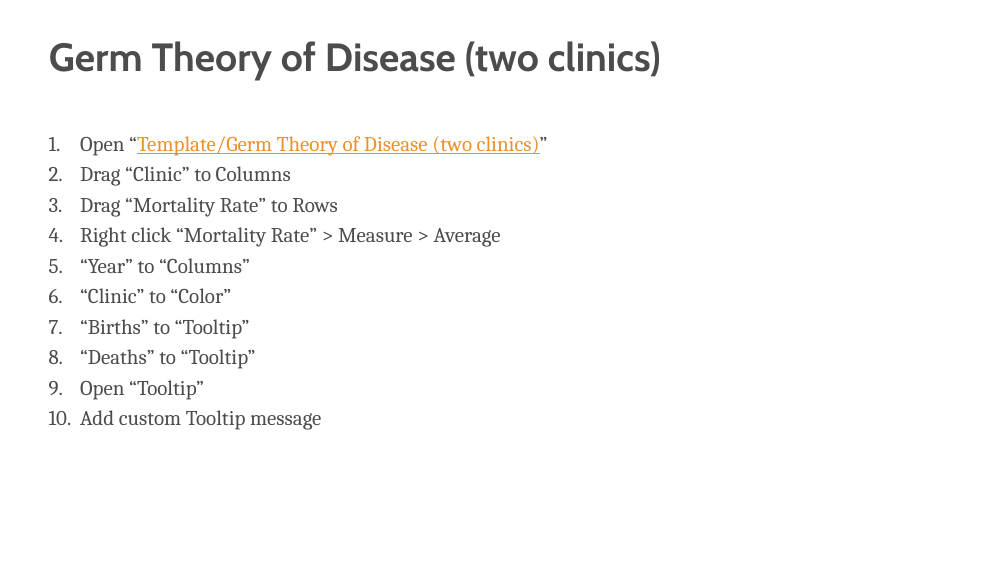
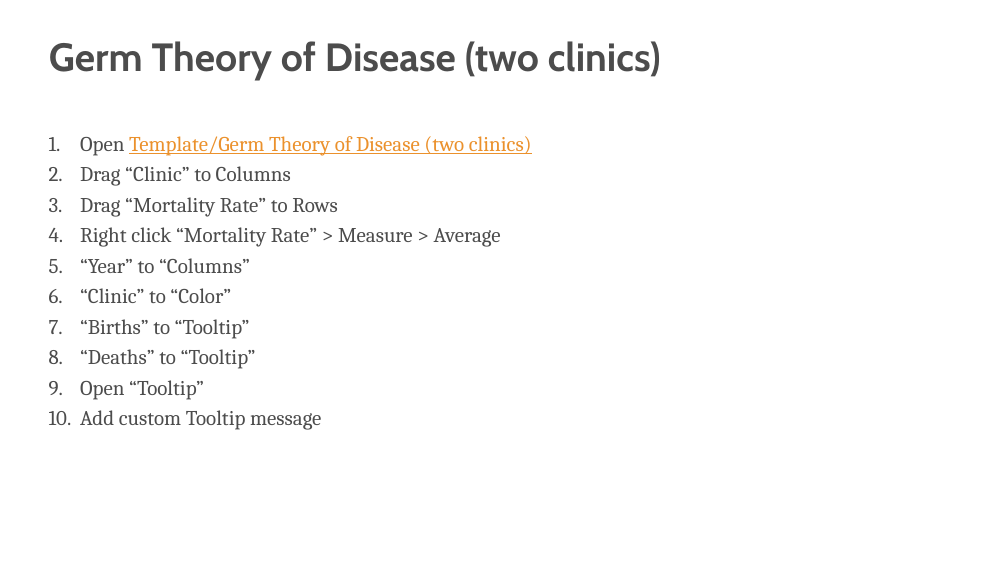
Before and after one commit to s-kyle-reed/data-lecture, a slide deck: slide 31 of lecture.pptx. Drawn at 1008x567 pixels with LibreOffice and Linux fonts; fonts in the diff are those of the drawing; background and template pictures are left out. Boxes give left, top, right and bottom in pixels: in the first picture for what was removed or moved away, otherwise in the second. Text is boxed around its words. In the diff, an @@ line names an element or a change of style, - is before the commit and + after.

Commit message:
added remaining instructions for germ theory of disease; correct viz

```diff
--- a/lecture.pptx
+++ b/lecture.pptx
@@ text at box(80, 136, 532, 156): text changed @@
-1. Open “Template/Germ Theory of Disease (two clinics)”
+1. Open Template/Germ Theory of Disease (two clinics)
```
Also in this commit, not shown: 2 slides added, 1 other file.
